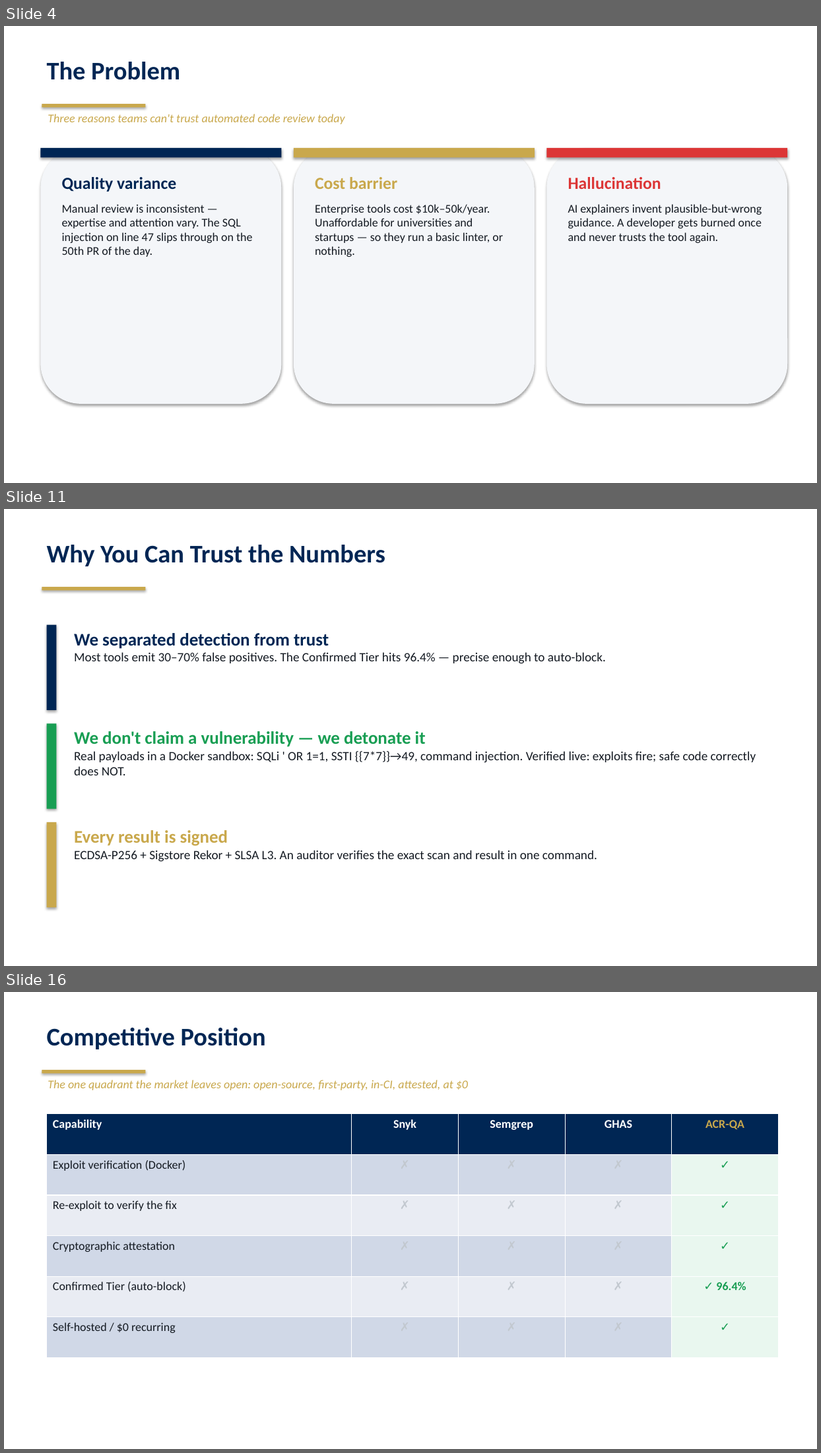
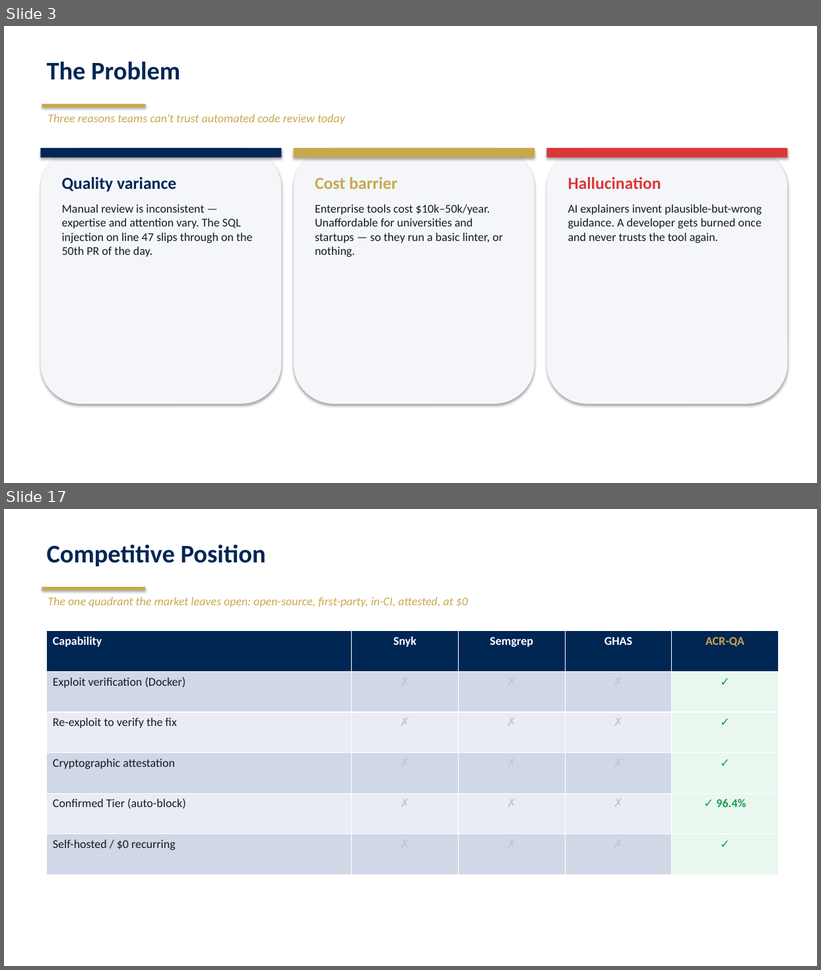
Before and after one commit to starredjaco/ACR-QA, a slide deck: docs/ACR-QA_Defense.odp. Shown one above the other, each under a label of ours: slides 4, 11 and 16 before the commit, slides 3 and 17 after it; the slides between them are not shown. The pictures are 821x1453 and 821x970 pixels, drawn with LibreOffice and Linux fonts; fonts in the diff are those of the drawing. Boxes give left, top, right and bottom in pixels: in the first picture for what was removed or moved away, otherwise in the second. Text is boxed around its words. In the diff, an @@ line names an element or a change of style, - is before the commit and + after.

```diff
--- a/docs/ACR-QA_Defense.odp
+++ b/docs/ACR-QA_Defense.odp
@@ slide 11 removed at box(4, 509, 817, 966), background #FFFFFF @@
@@ text removed at box(47, 545, 385, 566) @@
-Why You Can Trust the Numbers
@@ rectangle removed at box(42, 587, 145, 591) @@
@@ rectangle removed at box(47, 625, 56, 710) @@
@@ text removed at box(74, 633, 606, 664) @@
-We separated detection from trust
-Most tools emit 30–70% false positives. The Confirmed Tier hits 96.4% — precise enough to auto-block.
@@ rectangle removed at box(47, 723, 56, 809) @@
@@ text removed at box(74, 731, 756, 776) @@
-We don't claim a vulnerability — we detonate it
-Real payloads in a Docker sandbox: SQLi ' OR 1=1, SSTI {{7*7}}→49, command injection. Verified live: exploits fire; safe code correctly does NOT.
@@ rectangle removed at box(47, 823, 56, 908) @@
@@ text removed at box(74, 830, 597, 862) @@
-Every result is signed
-ECDSA-P256 + Sigstore Rekor + SLSA L3. An auditor verifies the exact scan and result in one command.
@@ what was slide 4 is now slide 3 @@
@@ what was slide 16 is now slide 17 @@
```
Also in this commit, not shown: 7 slides changed, 6 slides added, 7 other slides removed, 3 other files.
